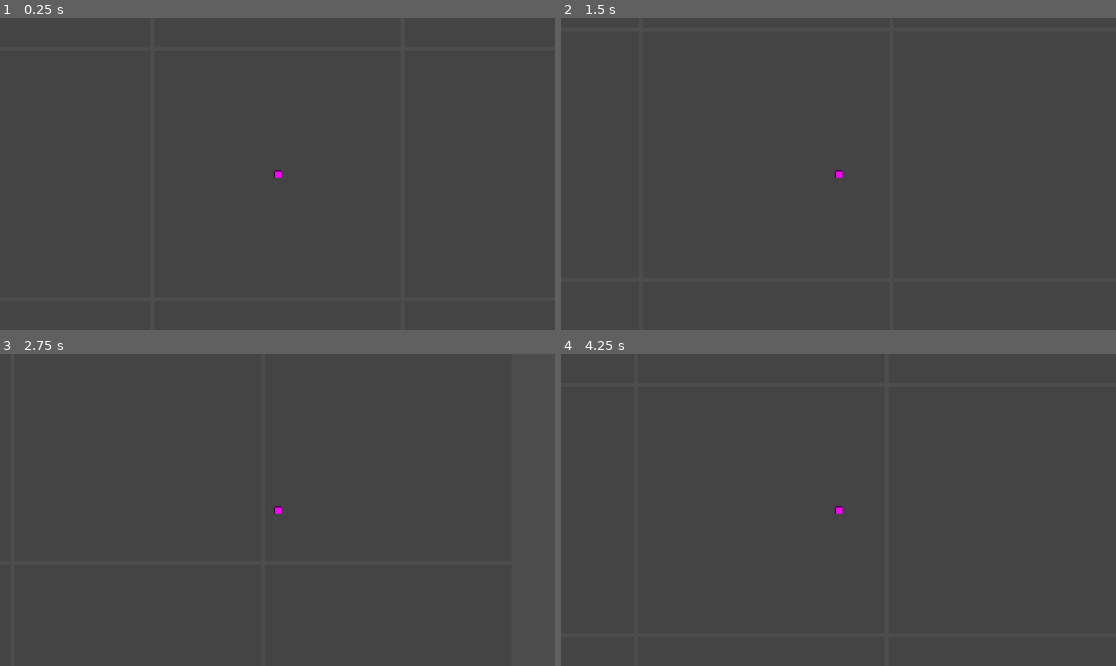
Above: before the commit, frames 1-4 (two rows, left to right).
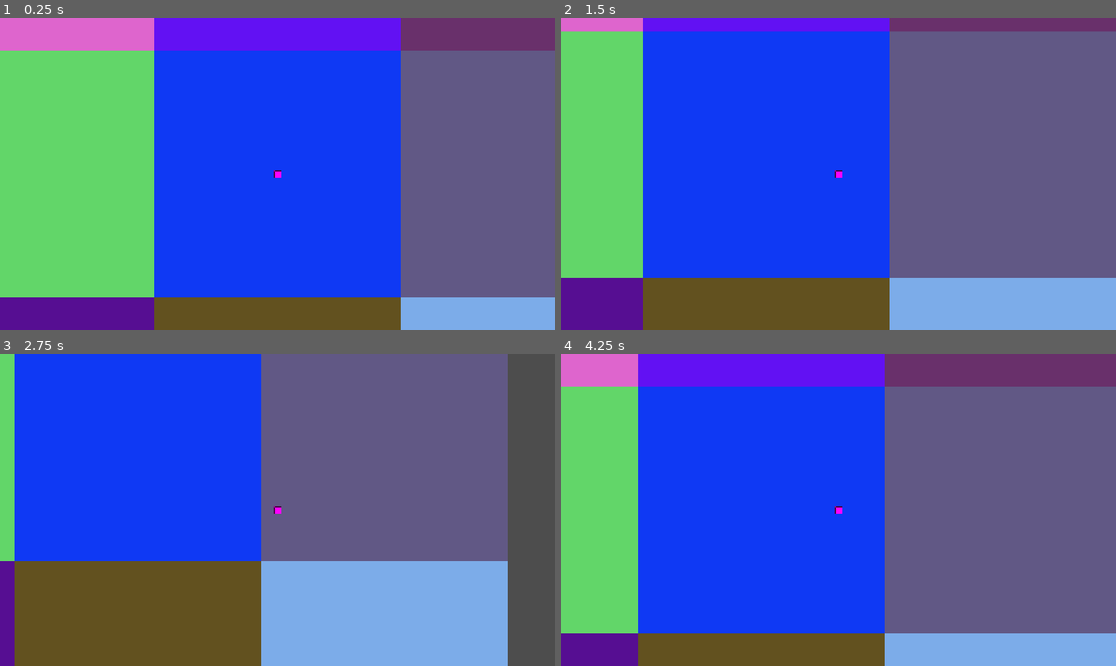
Above: after the commit, the same moments.

Repository: MRCLARK0/Cook_Craft_Die_Repeat
Game: Godot game, scene res://main/main.tscn
Same seed, same stepped clock (60 frames per second), same inputs: the game is played once before the commit and once after it.
Inputs:
- Up to frame 1 (0.25 s): no input
- Up to frame 2 (1.5 s): tap Enter at 0.5 s; hold Right (ui_right) 0.53-1.28 s; hold Down (ui_down) from 1.28 s (still down)
- Up to frame 3 (2.75 s): release Down (ui_down) at 2.03 s; hold Right (ui_right) from 2.03 s (still down)
- Up to frame 4 (4.25 s): release Right (ui_right) at 2.78 s; hold Up (ui_up) 2.78-3.53 s; hold Left (ui_left) from 3.53 s (still down)

The runs differ from the first frame. In frame 1, 100% of the frame differs, in the area x 0-100%, y 0-100%; in frame 2, 100%; in frame 3, 91%; in frame 4, 100%.

Commit message:
feat: completed core dungeon traversal with per-room collisions and grid boundaries

Diff:
--- a/world/Dungeon.gd
+++ b/world/Dungeon.gd
@@ -17,8 +17,9 @@
 		for x in range(grid_size):
 			var room_instance = room_scene.instantiate()
 			room_container.add_child(room_instance)
-			room_instance.position = Vector2(x * 520, y * 520)
+			room_instance.position = Vector2(x * ROOM_SIZE, y * ROOM_SIZE)
 			room_instance.name = "Room_%d_%d" % [x, y]
+			room_instance.configure_walls(x, y, grid_size)
 			rooms.append(room_instance)
 
 	# Place player
--- a/world/Room.gd
+++ b/world/Room.gd
@@ -1,6 +1,24 @@
 extends Node2D
 
 @onready var background: ColorRect = $Background
+@onready var wall_top: StaticBody2D = $Walls/WallTop
+@onready var wall_bottom: StaticBody2D = $Walls/WallBottom
+@onready var wall_left: StaticBody2D = $Walls/WallLeft
+@onready var wall_right: StaticBody2D = $Walls/WallRight
 
 func _ready() -> void:
-	background.color = Color(0.2 + randf() * 0.8, 0.2 + randf() * 0.8, 0.2 + randf() * 0.8)
+	# random background color for visibility
+	background.color = Color(randf(), randf(), randf())
+
+# call from dungeon.gd after room creation
+func configure_walls(x: int, y: int, grid_size: int) -> void:
+	wall_top.visible = y == 0
+	wall_bottom.visible = y == grid_size - 1
+	wall_left.visible = x == 0
+	wall_right.visible = x == grid_size - 1
+
+	# disable collisions for hidden walls
+	wall_top.get_node("CollisionShape2D").disabled = not wall_top.visible
+	wall_bottom.get_node("CollisionShape2D").disabled = not wall_bottom.visible
+	wall_left.get_node("CollisionShape2D").disabled = not wall_left.visible
+	wall_right.get_node("CollisionShape2D").disabled = not wall_right.visible
--- a/world/Room.tscn
+++ b/world/Room.tscn
@@ -1,8 +1,49 @@
-[gd_scene format=3 uid="uid://1ct8rnkyxlbc"]
+[gd_scene load_steps=6 format=3 uid="uid://1ct8rnkyxlbc"]
+
+[ext_resource type="Script" uid="uid://bfv6bj6haq0yf" path="res://world/Room.gd" id="1_hcqnc"]
+
+[sub_resource type="RectangleShape2D" id="RectangleShape2D_ynhpl"]
+size = Vector2(512, 16)
+
+[sub_resource type="RectangleShape2D" id="RectangleShape2D_hcqnc"]
+size = Vector2(512, 16)
+
+[sub_resource type="RectangleShape2D" id="RectangleShape2D_m34fb"]
+size = Vector2(16, 512)
+
+[sub_resource type="RectangleShape2D" id="RectangleShape2D_iybvf"]
+size = Vector2(16, 512)
 
 [node name="Room" type="Node2D"]
+script = ExtResource("1_hcqnc")
 
 [node name="Background" type="ColorRect" parent="."]
 offset_right = 512.0
 offset_bottom = 512.0
 color = Color(0.26666668, 0.26666668, 0.26666668, 1)
+
+[node name="Walls" type="Node2D" parent="."]
+
+[node name="WallTop" type="StaticBody2D" parent="Walls"]
+
+[node name="CollisionShape2D" type="CollisionShape2D" parent="Walls/WallTop"]
+position = Vector2(256, 8)
+shape = SubResource("RectangleShape2D_ynhpl")
+
+[node name="WallBottom" type="StaticBody2D" parent="Walls"]
+
+[node name="CollisionShape2D" type="CollisionShape2D" parent="Walls/WallBottom"]
+position = Vector2(256, 504)
+shape = SubResource("RectangleShape2D_hcqnc")
+
+[node name="WallLeft" type="StaticBody2D" parent="Walls"]
+
+[node name="CollisionShape2D" type="CollisionShape2D" parent="Walls/WallLeft"]
+position = Vector2(8, 256)
+shape = SubResource("RectangleShape2D_m34fb")
+
+[node name="WallRight" type="StaticBody2D" parent="Walls"]
+
+[node name="CollisionShape2D" type="CollisionShape2D" parent="Walls/WallRight"]
+position = Vector2(504, 256)
+shape = SubResource("RectangleShape2D_iybvf")
